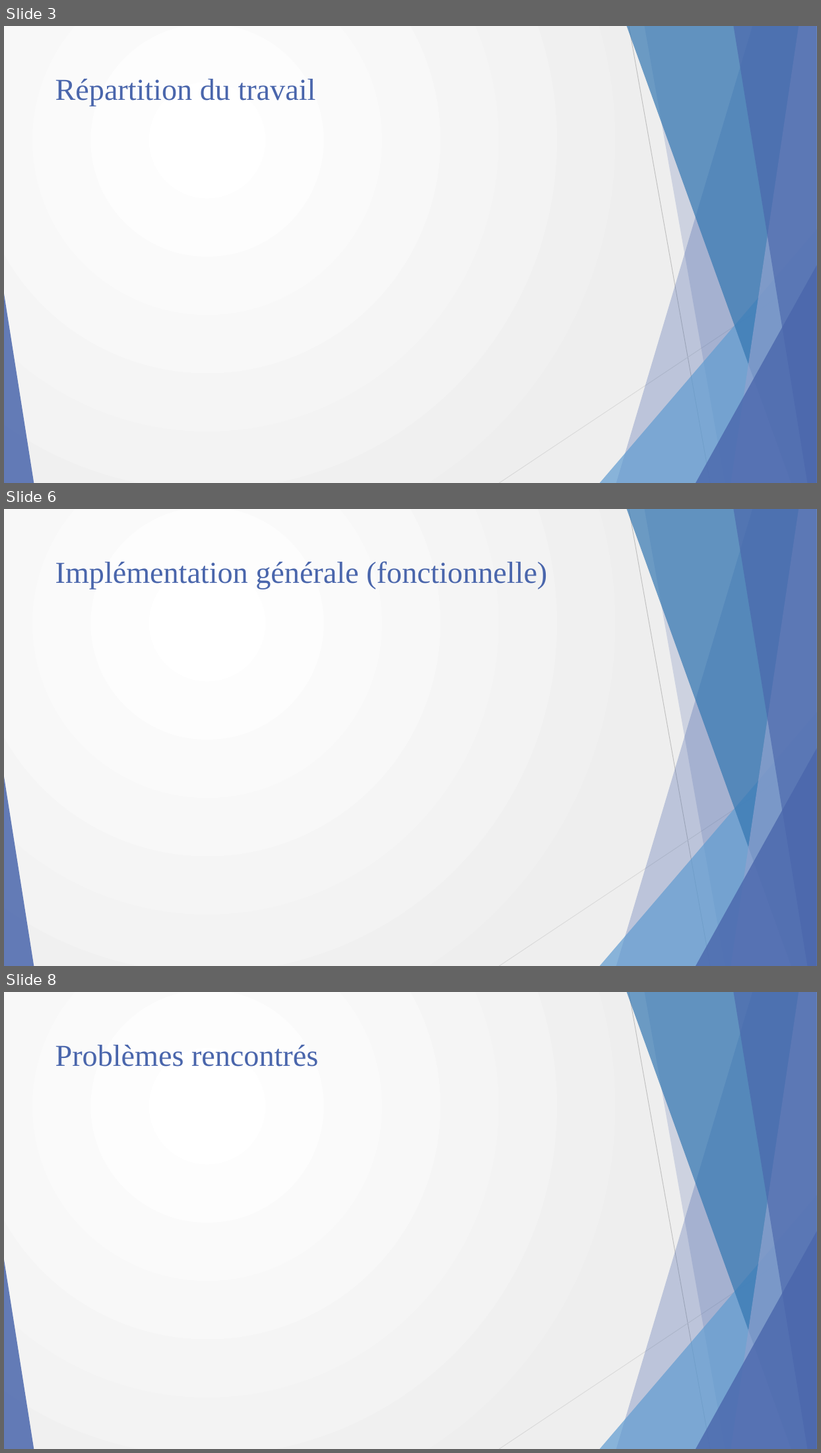
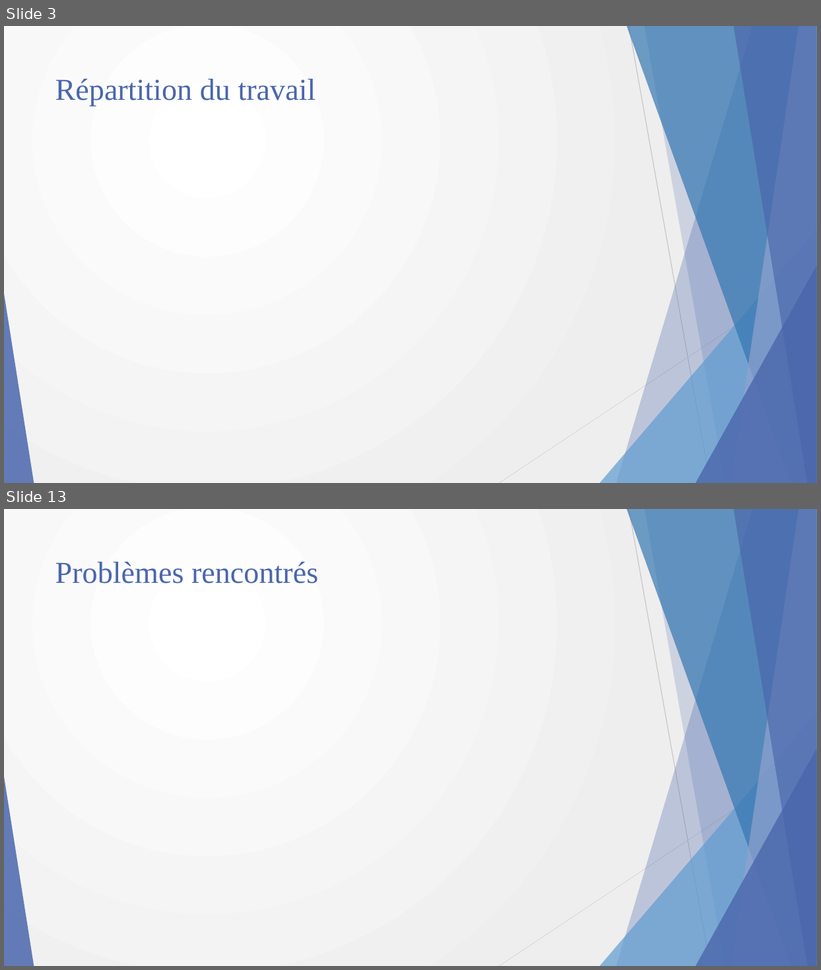
Before and after one commit to DDejviDD/STI-Project2, a slide deck: presentation.pptx. Shown one above the other, each under a label of ours: slides 3, 6 and 8 before the commit, slides 3 and 13 after it; the slides between them are not shown. The pictures are 821x1453 and 821x970 pixels, drawn with LibreOffice and Linux fonts; fonts in the diff are those of the drawing. Boxes give left, top, right and bottom in pixels: in the first picture for what was removed or moved away, otherwise in the second. Text is boxed around its words. In the diff, an @@ line names an element or a change of style, - is before the commit and + after.

```diff
--- a/presentation.pptx
+++ b/presentation.pptx
@@ slide 6 removed at (x1=4, y1=509, x2=817, y2=966), background gradient #FFFFFF to #EEEEEE; not listed: 10 template elements that a slide beside it also shows @@
@@ title removed at (x1=55, y1=561, x2=547, y2=589) @@
-Implémentation générale (fonctionnelle)
@@ what was slide 8 is now slide 13 @@
```
Also in this commit, not shown: 3 slides changed, 6 slides added, 1 other file.
